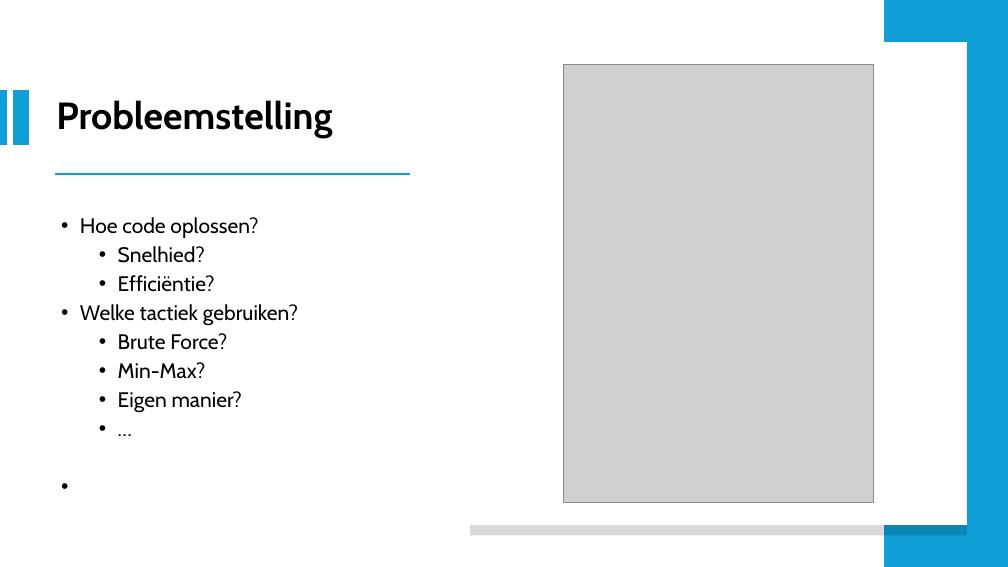
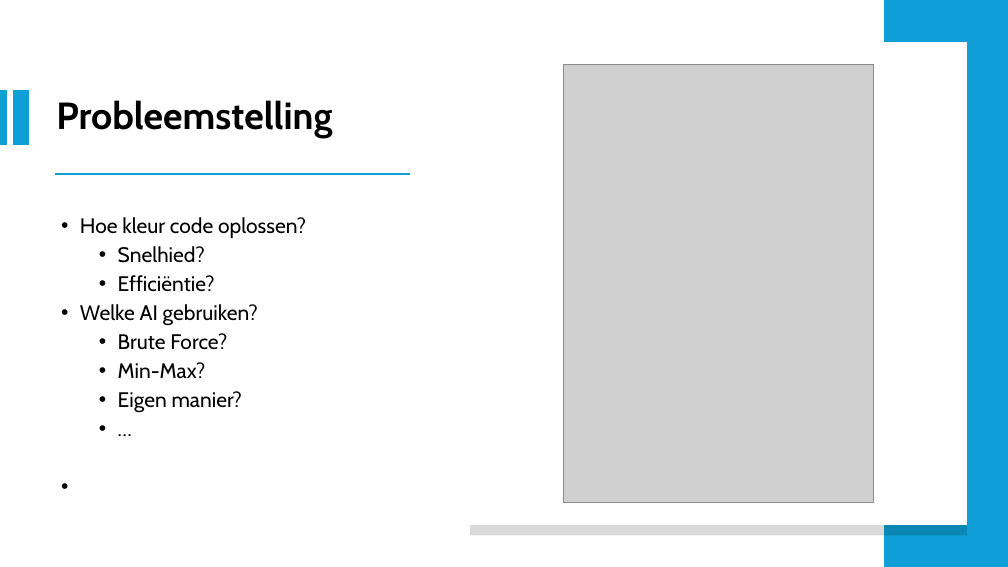
Before and after one commit to RobbeDeW/Mastermind, a slide deck: slide 3 of Presentatie/Mastermind.odp. Drawn at 1008x567 pixels with LibreOffice and Linux fonts; fonts in the diff are those of the drawing; grey boxes stand for pictures. Boxes give left, top, right and bottom in pixels: in the first picture for what was removed or moved away, otherwise in the second. Text is boxed around its words. In the diff, an @@ line names an element or a change of style, - is before the commit and + after.

```diff
--- a/Presentatie/Mastermind.odp
+++ b/Presentatie/Mastermind.odp
@@ text at (x1=80, y1=217, x2=306, y2=238): text changed @@
-• Hoe code oplossen?
+• Hoe kleur code oplossen?
@@ text at (x1=80, y1=304, x2=258, y2=326): text changed @@
-• Welke tactiek gebruiken?
+• Welke AI gebruiken?
```
Also in this commit, not shown: 2 slides added, 2 slides removed, 1 other file.
